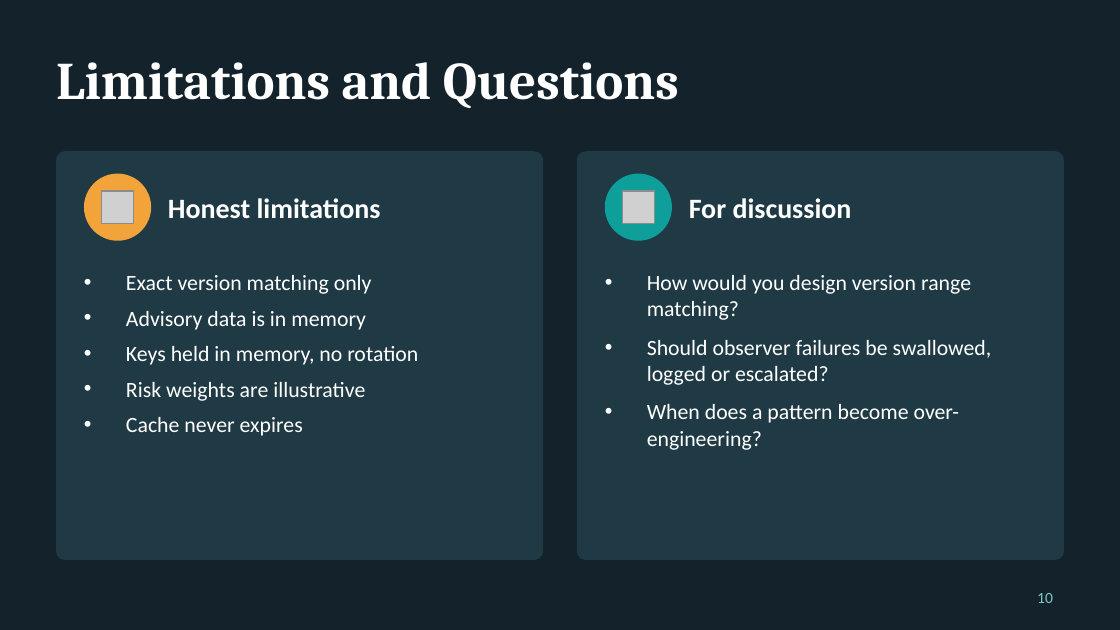
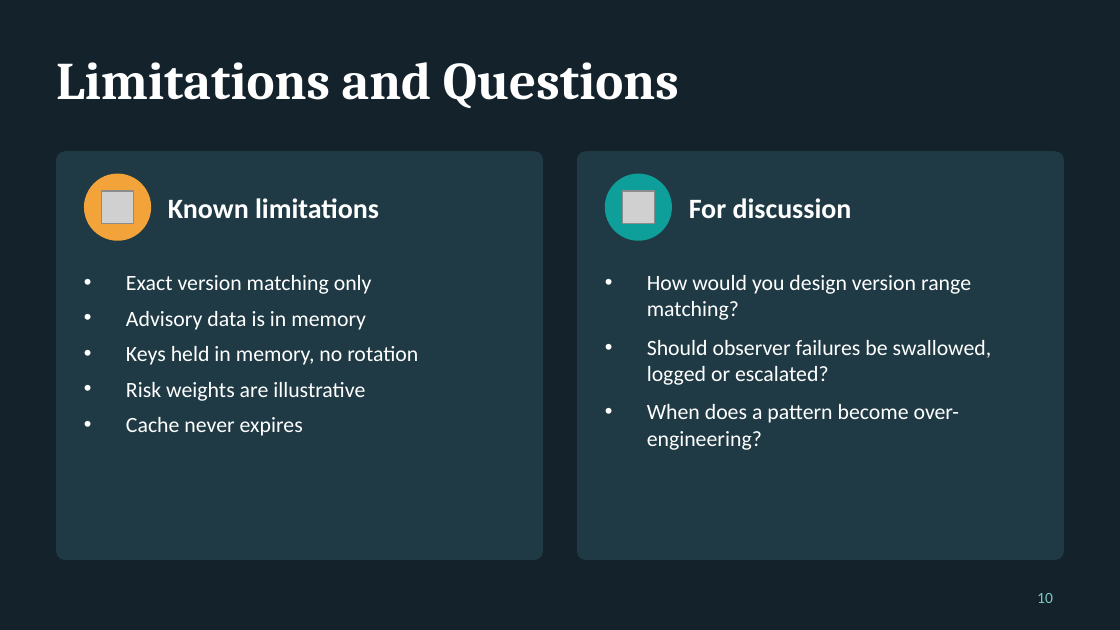
Before and after one commit to mollymaefraser/MSc-Cyber-Security-MMF, a slide deck: slide 10 of Object Oriented Design and Programming/Seminars/Seminar12/SupplyChainGuard_Capstone.pptx. Drawn at 1120x630 pixels with LibreOffice and Linux fonts; fonts in the diff are those of the drawing; grey boxes stand for pictures. Boxes give left, top, right and bottom in pixels: in the first picture for what was removed or moved away, otherwise in the second. Text is boxed around its words. In the diff, an @@ line names an element or a change of style, - is before the commit and + after.

```diff
--- a/Object Oriented Design and Programming/Seminars/Seminar12/SupplyChainGuard_Capstone.pptx
+++ b/Object Oriented Design and Programming/Seminars/Seminar12/SupplyChainGuard_Capstone.pptx
@@ text at (x1=168, y1=198, x2=379, y2=218): text changed @@
-Honest limitations
+Known limitations
```
Also in this commit, not shown: 1 other slide changed, 37 other files.
